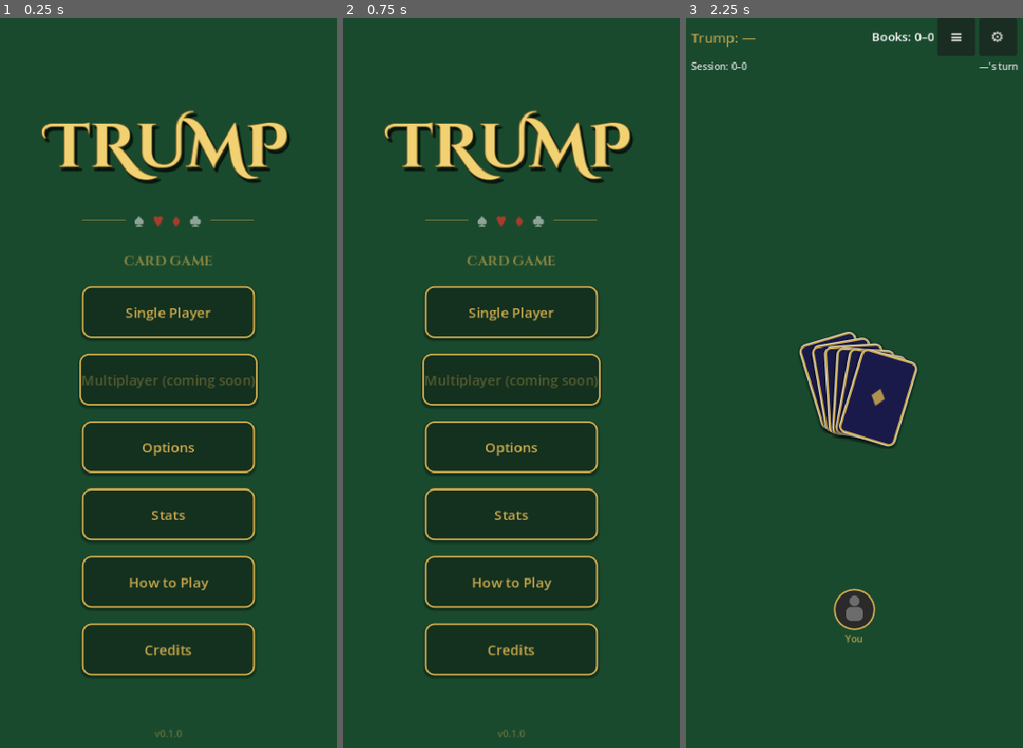
Above: before the commit, frames 1-3 (left to right).
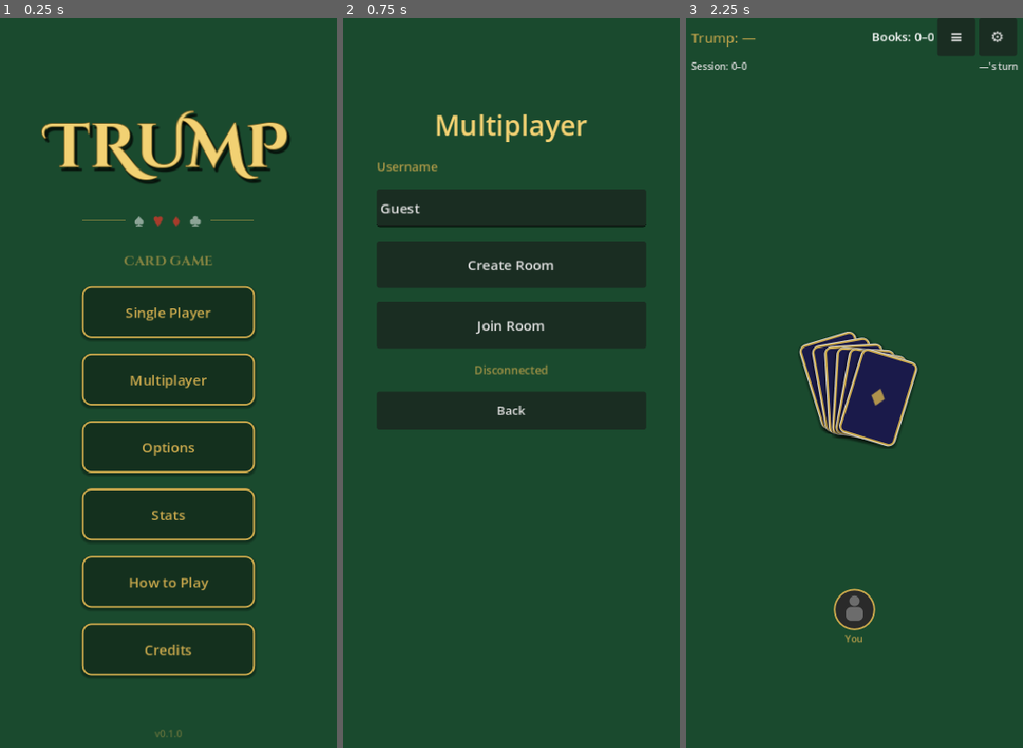
Above: after the commit, the same moments.

Repository: randyramsaywack/trump-mobile-card-game
Game: Godot game, scene res://scenes/main_menu.tscn
The game is run twice, just before and just after one commit, with the same random seed, the same clock (stepped at 60 frames per second) and the same inputs.
Inputs (mouse positions are in pixels of both pictures, inside the frame that each line leads up to):
- Up to frame 1 (0.25 s): no input
- Up to frame 2 (0.75 s): click (511, 383) at 0.5 s, where only the run after the commit has a clickable "Multiplayer"
- Up to frame 3 (2.25 s): click (854, 412) at 1.25 s, where only the run after the commit has a clickable "Back"; click "Single Player" at 2 s

The runs differ from the first frame. In frame 1, 0.6% of the frame differs, in the area x 23-77%, y 46-54%; in frame 2, 36%, in the area x 10-90%, y 12-99%; in frame 3, nothing differs.

Commit message:
feat(mp): wire main menu Multiplayer button to lobby

Diff:
--- a/scenes/main_menu.tscn
+++ b/scenes/main_menu.tscn
@@ -132,11 +132,10 @@
 layout_mode = 2
 size_flags_horizontal = 4
 custom_minimum_size = Vector2(200, 60)
-text = "Multiplayer (coming soon)"
-disabled = true
-theme_override_font_sizes/font_size = 16
-theme_override_colors/font_color = Color(0.788, 0.659, 0.298, 0.5)
-theme_override_colors/font_disabled_color = Color(0.788, 0.659, 0.298, 0.35)
+text = "Multiplayer"
+theme_override_font_sizes/font_size = 16
+theme_override_colors/font_color = Color(0.788, 0.659, 0.298, 1)
+theme_override_colors/font_hover_color = Color(1, 0.95, 0.7, 1)
 theme_override_styles/normal = SubResource("SB_btn_normal")
 theme_override_styles/disabled = SubResource("SB_btn_normal")
 theme_override_styles/hover = SubResource("SB_btn_hover")
--- a/scripts/ui/main_menu_ui.gd
+++ b/scripts/ui/main_menu_ui.gd
@@ -35,11 +35,11 @@
 	SuitFont.apply(diamonds_suit)
 	SuitFont.apply(clubs_suit)
 	single_player_btn.pressed.connect(_on_single_player)
+	multiplayer_btn.pressed.connect(_on_multiplayer)
 	options_btn.pressed.connect(_on_options)
 	stats_btn.pressed.connect(_on_stats)
 	how_to_play_btn.pressed.connect(_on_how_to_play)
 	credits_btn.pressed.connect(_on_credits)
-	multiplayer_btn.disabled = true
 
 ## Android hardware back button. Closes any open overlay, otherwise quits.
 func _notification(what: int) -> void:
@@ -63,6 +63,11 @@
 	var err := get_tree().change_scene_to_file("res://scenes/game_table.tscn")
 	if err != OK:
 		push_error("MainMenu: failed to load game_table.tscn, error: %d" % err)
+
+func _on_multiplayer() -> void:
+	var err := get_tree().change_scene_to_file("res://scenes/ui/multiplayer_menu.tscn")
+	if err != OK:
+		push_error("MainMenu: failed to load multiplayer_menu.tscn, error: %d" % err)
 
 func _on_options() -> void:
 	if _settings_overlay == null:
